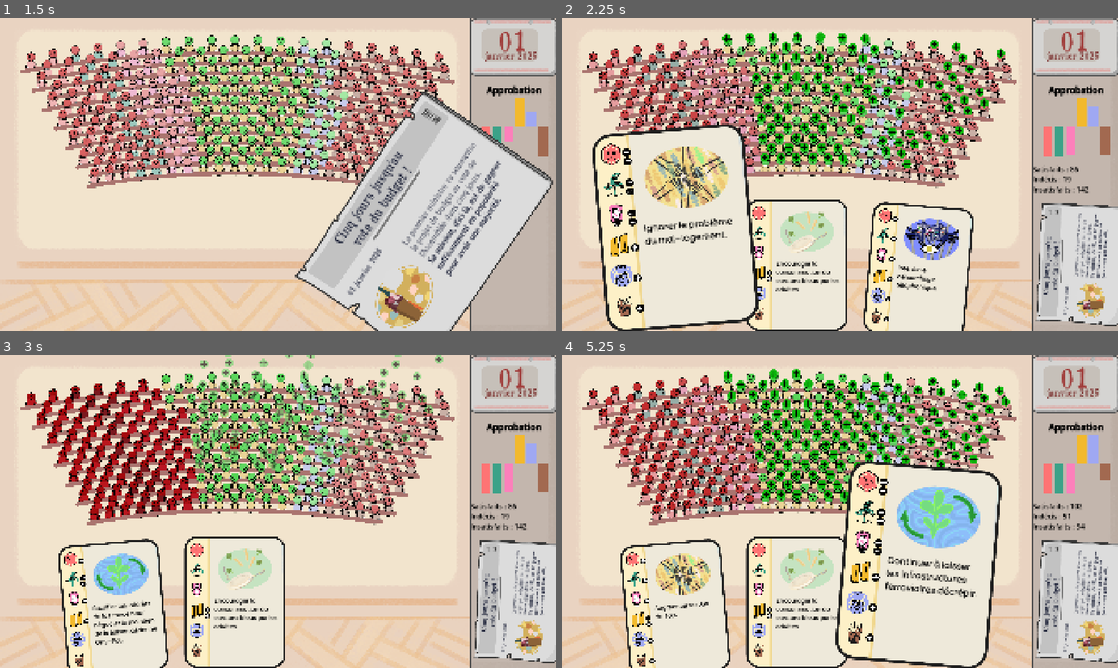
Above: before the commit, frames 1-4 (two rows, left to right).
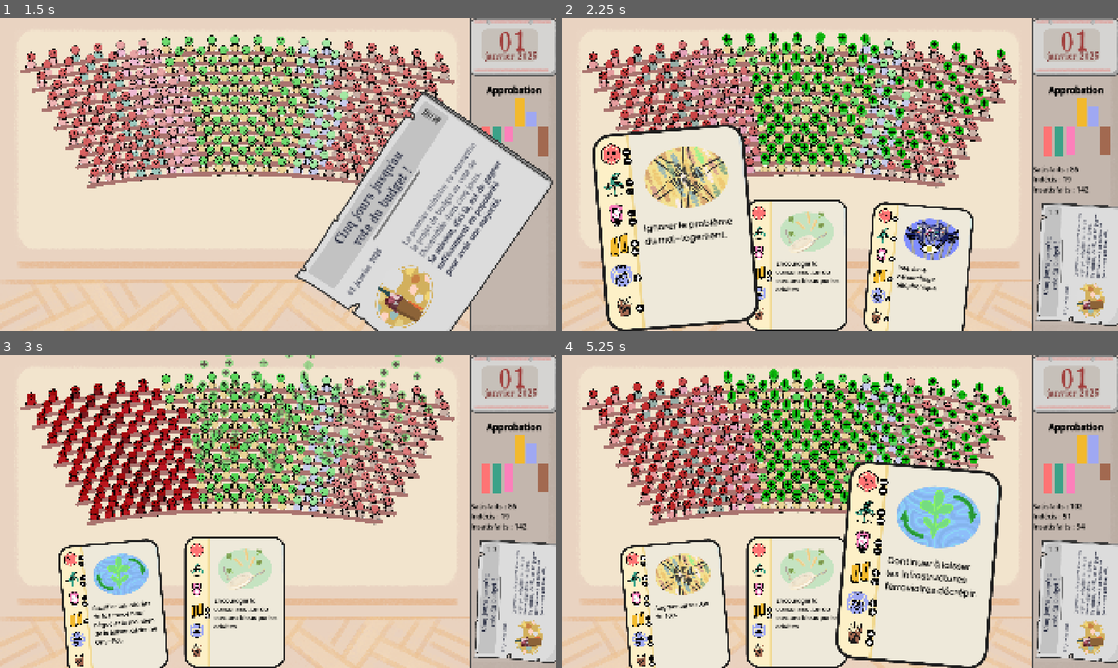
Above: after the commit, the same moments.

Repository: remimorvan/assemblee-nationale-simulator
Game: Godot game, scene res://scenes/game.tscn
Same seed, same stepped clock (60 frames per second), same inputs: the game is played once before the commit and once after it.
Inputs (mouse positions are in pixels of both pictures, inside the frame that each line leads up to):
- Up to frame 1 (1.5 s): tap Enter at 0.5 s; move the mouse to (511, 127) at 0.52 s; click (511, 127) at 0.67 s; tap Space at 1.25 s; move the mouse to (278, 174) at 1.27 s; click (278, 174) at 1.42 s
- Up to frame 2 (2.25 s): move the mouse to (673, 271) at 2.02 s; click (673, 271) at 2.17 s
- Up to frame 3 (3 s): move the mouse to (233, 602) at 2.77 s; click (233, 602) at 2.92 s
- Up to frame 4 (5.25 s): move the mouse to (895, 608) at 3.52 s; click (895, 608) at 3.67 s; move the mouse to (673, 464) at 4.27 s; click (673, 464) at 4.42 s; move the mouse to (917, 608) at 5.02 s; click (917, 608) at 5.17 s

Frame 1 is identical in both runs. In frame 2, less than 0.1% of the frame differs, in the area x 12-14%, y 70-77%; in frame 3, less than 0.1%; in frame 4, 0.3%, in the area x 14-58%, y 64-100%.

Commit message:
update value ++/--

Diff:
--- a/scripts/card.gd
+++ b/scripts/card.gd
@@ -55,13 +55,13 @@
 		var plus2 = logo.find_child("plus2")
 		var minus1 = logo.find_child("minus1")
 		var minus2 = logo.find_child("minus2")
-		if val >= 0.3:
+		if val >= 0.25:
 			plus1.visible = true
-			if val >= 0.7:
+			if val >= 0.5:
 				plus2.visible = true
-		if val <= -0.3:
+		if val <= -0.25:
 			minus1.visible = true
-			if val <= -0.7:
+			if val <= -0.5:
 				minus2.visible = true
 
 # Returns the effect (delta on MP's approval's rate) of the card based on
Not shown: 1 places in scenes/journal.tscn that only renumber resources
